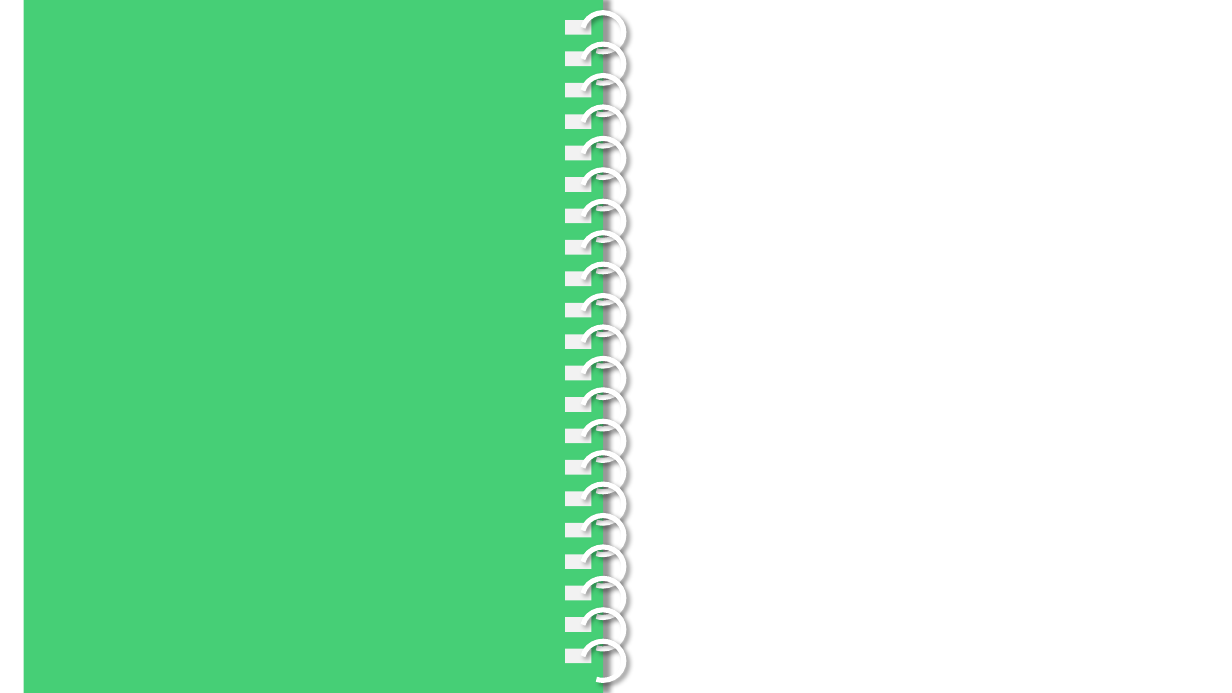
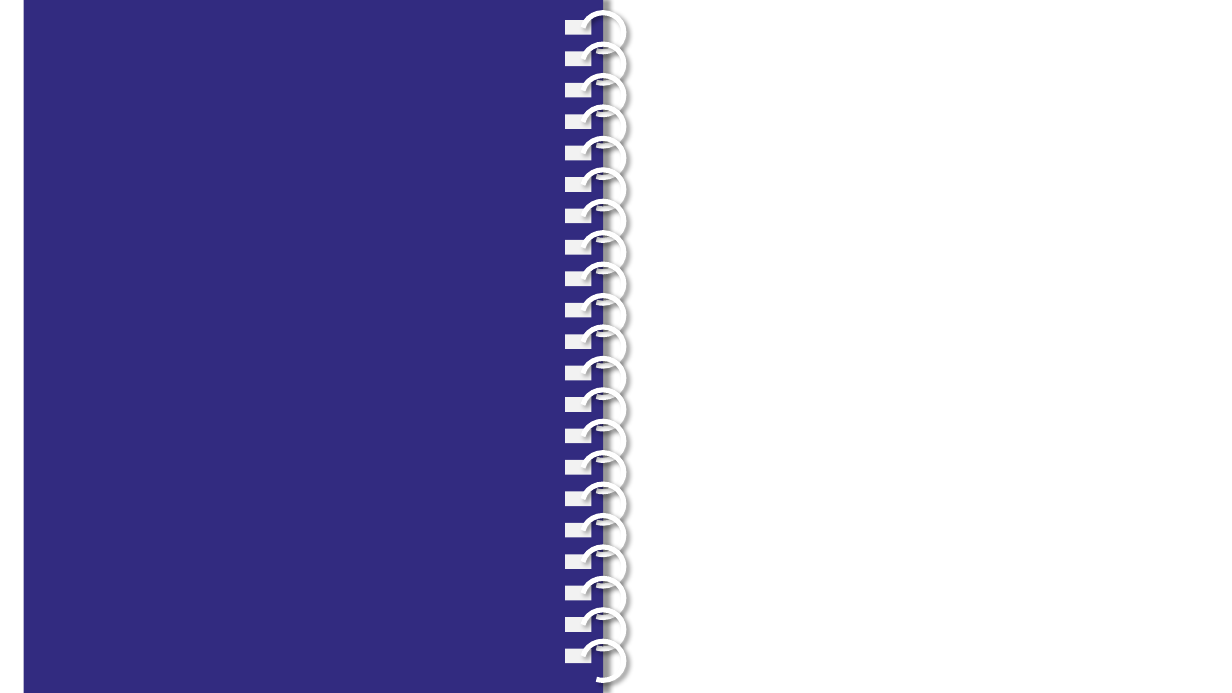
Before and after one commit to julkot1/slo, a slide deck: slide 5 of prez1.pptx. Drawn at 1232x693 pixels with LibreOffice and Linux fonts; fonts in the diff are those of the drawing. Boxes give left, top, right and bottom in pixels: in the first picture for what was removed or moved away, otherwise in the second. Text is boxed around its words. In the diff, an @@ line names an element or a change of style, - is before the commit and + after.

```diff
--- a/prez1.pptx
+++ b/prez1.pptx
@@ rectangle at bbox=[24, 0, 604, 693]: fill #46CF76 to #322B80 @@
```
Also in this commit, not shown: 4 other slides changed.
